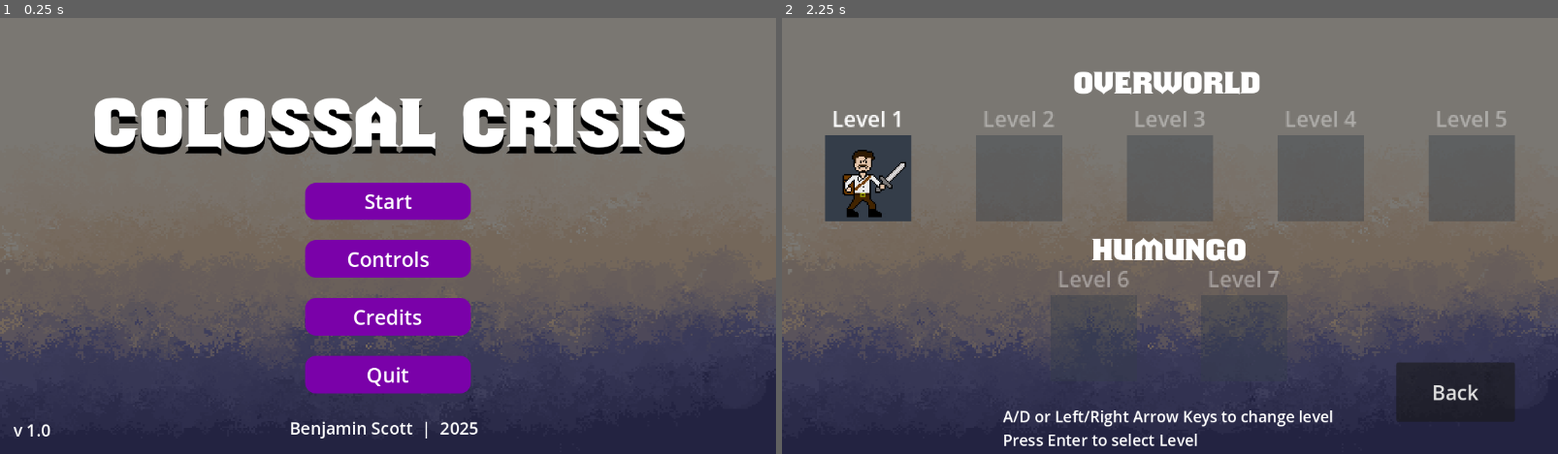
Above: before the commit, frames 1-2 (left to right).
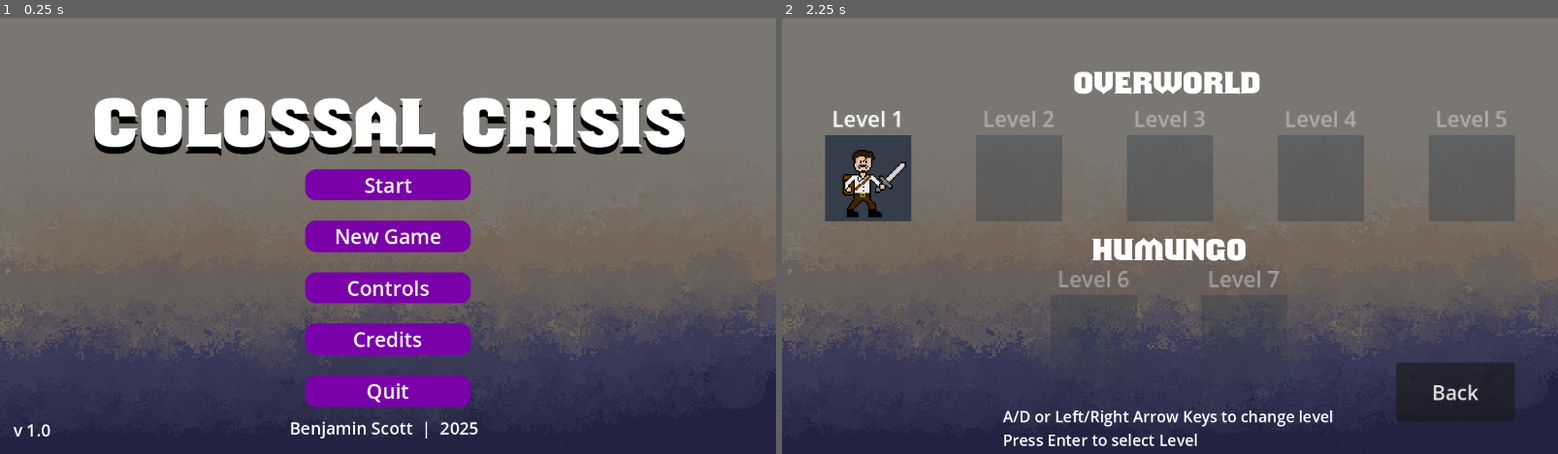
Above: after the commit, the same moments.

Repository: bscott519/NewColossalCrisisGame
Game: Godot game, scene res://Scenes/main_menu.tscn
The game is run twice, just before and just after one commit, with the same random seed, the same clock (stepped at 60 frames per second) and the same inputs. The engine's default icon, where the game draws it, is replaced by a stand-in: a white triangle on a blue panel in a dark square. Sound files missing from this copy of the repository are replaced by a short silence.
Inputs:
- Up to frame 1 (0.25 s): no input
- Up to frame 2 (2.25 s): click "Start" at 0.5 s; click "Back" at 1.25 s; click "Start" at 2 s

The runs differ from the first frame. In frame 1, 8.7% of the frame differs, in the area x 39-61%, y 34-90%; in frame 2, nothing differs.

Commit message:
SAVE SYSTEM WORKS AND NEW GAME BUTTON ADDED

Diff:
--- a/Scenes/main_menu.tscn
+++ b/Scenes/main_menu.tscn
@@ -57,9 +57,9 @@
 anchor_right = 0.5
 anchor_bottom = 0.5
 offset_left = -123.0
-offset_top = -79.0
+offset_top = -99.0
 offset_right = 123.0
-offset_bottom = 234.0
+offset_bottom = 254.0
 grow_horizontal = 2
 grow_vertical = 2
 theme_override_constants/separation = 30
@@ -77,6 +77,20 @@
 theme_override_styles/pressed = SubResource("StyleBoxFlat_cdj7d")
 theme_override_styles/normal = SubResource("StyleBoxFlat_tay1g")
 text = "Start"
+
+[node name="NewGame" type="Button" parent="VBoxContainer"]
+layout_mode = 2
+size_flags_vertical = 3
+theme_override_colors/font_hover_color = Color(1, 1, 1, 1)
+theme_override_colors/font_color = Color(1, 1, 1, 1)
+theme_override_colors/font_focus_color = Color(1, 1, 1, 1)
+theme_override_colors/font_pressed_color = Color(1, 1, 1, 1)
+theme_override_font_sizes/font_size = 30
+theme_override_styles/focus = SubResource("StyleBoxEmpty_rb4cd")
+theme_override_styles/hover = SubResource("StyleBoxFlat_d03m1")
+theme_override_styles/pressed = SubResource("StyleBoxFlat_cdj7d")
+theme_override_styles/normal = SubResource("StyleBoxFlat_tay1g")
+text = "New Game"
 
 [node name="Controls" type="Button" parent="VBoxContainer"]
 layout_mode = 2
@@ -179,6 +193,7 @@
 autoplay = true
 
 [connection signal="pressed" from="VBoxContainer/Start" to="." method="_on_start_pressed"]
+[connection signal="pressed" from="VBoxContainer/NewGame" to="." method="_on_new_game_pressed"]
 [connection signal="pressed" from="VBoxContainer/Controls" to="." method="_on_controls_pressed"]
 [connection signal="pressed" from="VBoxContainer/Credits" to="." method="_on_credits_pressed"]
 [connection signal="pressed" from="VBoxContainer/Quit" to="." method="_on_quit_pressed"]
--- a/Scripts/main_menu.gd
+++ b/Scripts/main_menu.gd
@@ -26,3 +26,8 @@
 func _on_credits_pressed():
 	Scenemanager.set_last_scene(get_tree().current_scene.scene_file_path)
 	get_tree().change_scene_to_file("res://Scenes/credits.tscn")
+
+func _on_new_game_pressed():
+	LevelManager.unlocked_lvls = ["res://Scenes/level_1.tscn"]
+	LevelManager.save_prog()
+	get_tree().change_scene_to_file("res://Scenes/level_select.tscn")
